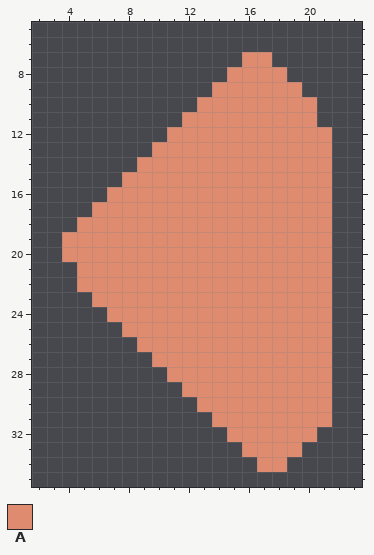
Edited in one commit: pixel-art file (raw/texture_button.ase). Above: the version before the commit.
30x40 pixels, 1 frame. Shown: x 2..23, y 5..35.
Palette (. is transparent): A #de8b6f
Now the later version:
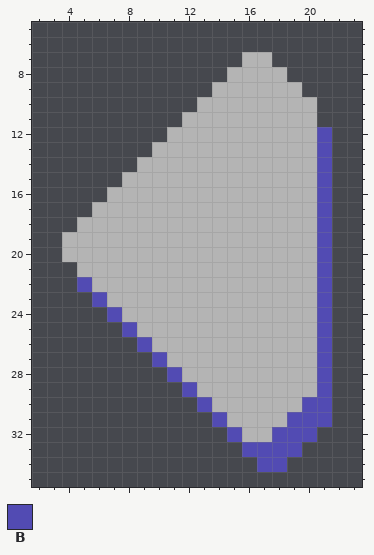
Colours new in this view: B #524bb3
Difference:
{"change": "layer \"Normal\" now hidden"}
{"change": "layer \"Hover\" now hidden"}
{"change": "layer \"Pressed\" now hidden"}
{"change": "layer \"Disabled\" added"}
{"colour":"A","old":"#de8b6f","new":"#b4b4b4"}
{"y":12,"x":21,"old":"A","new":"B"}
{"y":13,"x":21,"old":"A","new":"B"}
{"y":14,"x":21,"old":"A","new":"B"}
{"y":15,"x":21,"old":"A","new":"B"}
{"y":16,"x":21,"old":"A","new":"B"}
{"y":17,"x":21,"old":"A","new":"B"}
{"y":18,"x":21,"old":"A","new":"B"}
{"y":19,"x":21,"old":"A","new":"B"}
{"y":20,"x":21,"old":"A","new":"B"}
{"y":21,"x":21,"old":"A","new":"B"}
{"y":22,"x":5,"old":"A","new":"B"}
{"y":22,"x":21,"old":"A","new":"B"}
{"y":23,"x":6,"old":"A","new":"B"}
{"y":23,"x":21,"old":"A","new":"B"}
{"y":24,"x":7,"old":"A","new":"B"}
{"y":24,"x":21,"old":"A","new":"B"}
{"y":25,"x":8,"old":"A","new":"B"}
{"y":25,"x":21,"old":"A","new":"B"}
{"y":26,"x":9,"old":"A","new":"B"}
{"y":26,"x":21,"old":"A","new":"B"}
{"y":27,"x":10,"old":"A","new":"B"}
{"y":27,"x":21,"old":"A","new":"B"}
{"y":28,"x":11,"old":"A","new":"B"}
{"y":28,"x":21,"old":"A","new":"B"}
{"y":29,"x":12,"old":"A","new":"B"}
{"y":29,"x":21,"old":"A","new":"B"}
{"y":30,"x":13,"old":"A","new":"B"}
{"y":30,"x":20,"old":"AA","new":"BB"}
{"y":31,"x":14,"old":"A","new":"B"}
{"y":31,"x":19,"old":"AAA","new":"BBB"}
{"y":32,"x":15,"old":"A","new":"B"}
{"y":32,"x":18,"old":"AAA","new":"BBB"}
{"y":33,"x":16,"old":"AAAA","new":"BBBB"}
{"y":34,"x":17,"old":"AA","new":"BB"}
